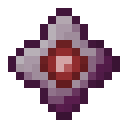
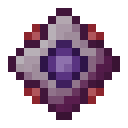
Layered file, before and after one edit (128px x 128px). Changes by layer:
added layer "soul" above "Layer 4" over (40, 40, 88, 88)
painted on "Layer 4" over (80, 80, 88, 88)
added layer "Layer 7" above "Layer 6" over (24, 24, 104, 104)
painted on "Layer 3" over (72, 72, 88, 88)
added layer "Layer 5" above "Group 1 copy 3" over (80, 80, 88, 88)
